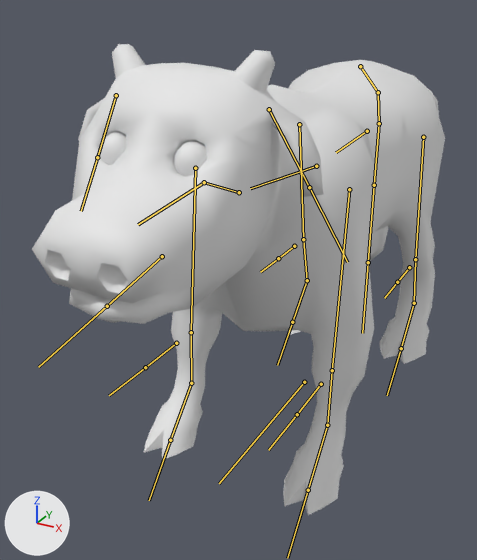
The FBX model ExplosiveJames/AlienGame/Imported/Cow.fbx, before and after one commit.
Both versions are drawn from a 50 mm camera at (0.93, -2.29, 1.56) aimed at (-0.14, -0.35, 0.59). The axes (+X, +Y, +Z) are drawn at lower left. The lights are the same throughout. The bones that bend it are drawn over the model as lines.

Names of what the first picture shows: 'Cow'.
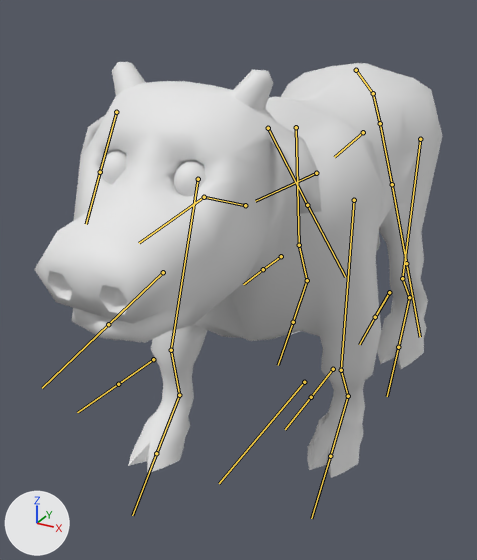
The newer file adds an action. The first version stands in its rest pose; the second is drawn at frame 57 of the action 'Cow_Rig|Walking'.

Changed parts and their boxes [x1, y1, x2, y2] in the pictures (477 x 560 px):
```json
{"object": "Cow", "change": "posed", "before": [32, 44, 445, 515], "after": [34, 62, 442, 478], "on screen": "12% shorter"}
{"bone": "BodyBack", "before": "(367, 131) to (336, 152)", "after": "(363, 132) to (334, 157)"}
{"bone": "Neck", "before": "(239, 192) to (204, 182)", "after": "(245, 205) to (204, 197)"}
{"bone": "Head", "before": "(204, 182) to (138, 224)", "after": "(204, 197) to (139, 243)"}
{"bone": "FrontUpperLeg.R", "before": "(195, 168) to (191, 332)", "after": "(198, 179) to (171, 350)"}
{"bone": "FrontLowerLeg.R", "before": "(191, 332) to (191, 383)", "after": "(171, 350) to (179, 395)"}
{"bone": "FrontHoof.R", "before": "(191, 383) to (170, 440)", "after": "(179, 395) to (156, 453)"}
{"bone": "FrontUpperLeg.L", "before": "(349, 189) to (332, 370)", "after": "(354, 200) to (341, 370)"}
{"bone": "FrontLowerLeg.L", "before": "(332, 370) to (327, 425)", "after": "(341, 370) to (348, 396)"}
{"bone": "FrontHoof.L", "before": "(327, 425) to (308, 490)", "after": "(348, 396) to (330, 456)"}
{"bone": "BackUpperLeg.R", "before": "(299, 124) to (303, 239)", "after": "(296, 127) to (299, 245)"}
{"bone": "BackLowerLeg.R", "before": "(303, 239) to (307, 280)", "after": "(299, 245) to (307, 280)"}
{"bone": "BackHoof.R", "before": "(307, 280) to (292, 322)", "after": "(307, 280) to (293, 322)"}
{"bone": "Tail2", "before": "(378, 92) to (379, 123)", "after": "(373, 93) to (380, 123)"}
{"bone": "Tail3", "before": "(379, 123) to (374, 185)", "after": "(380, 123) to (392, 184)"}
{"bone": "BackUpperLeg.L", "before": "(423, 137) to (415, 259)", "after": "(420, 139) to (402, 278)"}
{"bone": "BackLowerLeg.L", "before": "(415, 259) to (414, 303)", "after": "(402, 278) to (409, 297)"}
{"bone": "BackHoof.L", "before": "(414, 303) to (401, 348)", "after": "(409, 297) to (398, 347)"}
```

Scene script edits in JSON lines:
```json
{"block": "bone_bodyback", "where": "bone_bodyback = bpy.data.objects['Cow_Rig'].pose.bones['BodyBack']  # child of 'Master'"}
{"op": "set", "path": "bone_bodyback.location", "old": "(0.0, 0.0, 0.0)", "new": "(0.008, 0.002, 0.018)"}
{"op": "set", "path": "bone_bodyback.rotation_quaternion", "old": "(1.0, 0.0, 0.0, 0.0)", "new": "(1.0, -0.017, -0.001, -0.015)", "note": "degrees (0, 0, 0) -> degrees (-2, 0, -2)"}
{"block": "bone_neck", "where": "bone_neck = bpy.data.objects['Cow_Rig'].pose.bones['Neck']  # child of 'BodyForward'"}
{"op": "set", "path": "bone_neck.rotation_quaternion", "old": "(1.0, 0.0, 0.0, 0.0)", "new": "(0.998, 0.001, -0.024, -0.064)", "note": "degrees (0, 0, 0) -> degrees (0, -3, -7)"}
{"block": "bone_head", "where": "bone_head = bpy.data.objects['Cow_Rig'].pose.bones['Head']  # child of 'Neck'"}
{"op": "set", "path": "bone_head.rotation_quaternion", "old": "(1.0, 0.0, 0.0, 0.0)", "new": "(0.999, 0.0, -0.006, 0.049)", "note": "degrees (0, 0, 0) -> degrees (0, -1, 6)"}
{"block": "bone_frontupperleg_r", "where": "bone_frontupperleg_r = bpy.data.objects['Cow_Rig'].pose.bones['FrontUpperLeg.R']  # child of 'BodyForward'"}
{"op": "set", "path": "bone_frontupperleg_r.rotation_quaternion", "old": "(1.0, 0.0, 0.0, 0.0)", "new": "(0.993, -0.016, 0.028, -0.11)", "note": "degrees (0, 0, 0) -> degrees (-2, 3, -13)"}
{"block": "bone_frontlowerleg_r", "where": "bone_frontlowerleg_r = bpy.data.objects['Cow_Rig'].pose.bones['FrontLowerLeg.R']  # child of 'FrontUpperLeg.R'"}
{"op": "set", "path": "bone_frontlowerleg_r.rotation_quaternion", "old": "(1.0, 0.0, 0.0, 0.0)", "new": "(0.978, 0.208, 0.0, -0.012)", "note": "degrees (0, 0, 0) -> degrees (24, 0, -1)"}
{"block": "bone_fronthoof_r", "where": "bone_fronthoof_r = bpy.data.objects['Cow_Rig'].pose.bones['FrontHoof.R']  # child of 'FrontLowerLeg.R'"}
{"op": "set", "path": "bone_fronthoof_r.rotation_quaternion", "old": "(1.0, 0.0, 0.0, 0.0)", "new": "(0.991, 0.132, -0.011, 0.007)", "note": "degrees (0, 0, 0) -> degrees (15, -1, 1)"}
{"block": "bone_frontupperleg_l", "where": "bone_frontupperleg_l = bpy.data.objects['Cow_Rig'].pose.bones['FrontUpperLeg.L']  # child of 'BodyForward'"}
{"op": "set", "path": "bone_frontupperleg_l.rotation_quaternion", "old": "(1.0, 0.0, 0.0, 0.0)", "new": "(0.999, -0.009, 0.028, 0.045)", "note": "degrees (0, 0, 0) -> degrees (-1, 3, 5)"}
{"block": "bone_frontlowerleg_l", "where": "bone_frontlowerleg_l = bpy.data.objects['Cow_Rig'].pose.bones['FrontLowerLeg.L']  # child of 'FrontUpperLeg.L'"}
{"op": "set", "path": "bone_frontlowerleg_l.rotation_quaternion", "old": "(1.0, 0.0, 0.0, 0.0)", "new": "(0.967, 0.253, 0.0, 0.014)", "note": "degrees (0, 0, 0) -> degrees (29, 0, 2)"}
{"block": "bone_fronthoof_l", "where": "bone_fronthoof_l = bpy.data.objects['Cow_Rig'].pose.bones['FrontHoof.L']  # child of 'FrontLowerLeg.L'"}
{"op": "set", "path": "bone_fronthoof_l.rotation_quaternion", "old": "(1.0, 0.0, 0.0, 0.0)", "new": "(0.952, 0.306, 0.002, 0.022)", "note": "degrees (0, 0, 0) -> degrees (36, -1, 2)"}
{"block": "bone_backupperleg_r", "where": "bone_backupperleg_r = bpy.data.objects['Cow_Rig'].pose.bones['BackUpperLeg.R']  # child of 'BodyBack'"}
{"op": "set", "path": "bone_backupperleg_r.rotation_quaternion", "old": "(1.0, 0.0, 0.0, 0.0)", "new": "(0.999, 0.01, 0.008, -0.041)", "note": "degrees (0, 0, 0) -> degrees (1, 1, -5)"}
{"block": "bone_backlowerleg_r", "where": "bone_backlowerleg_r = bpy.data.objects['Cow_Rig'].pose.bones['BackLowerLeg.R']  # child of 'BackUpperLeg.R'"}
{"op": "set", "path": "bone_backlowerleg_r.rotation_quaternion", "old": "(1.0, 0.0, 0.0, 0.0)", "new": "(0.993, 0.115, 0.0, -0.004)", "note": "degrees (0, 0, 0) -> degrees (13, 0, 0)"}
{"block": "bone_backhoof_r", "where": "bone_backhoof_r = bpy.data.objects['Cow_Rig'].pose.bones['BackHoof.R']  # child of 'BackLowerLeg.R'"}
{"op": "set", "path": "bone_backhoof_r.rotation_quaternion", "old": "(1.0, 0.0, 0.0, 0.0)", "new": "(0.996, 0.089, -0.004, -0.013)", "note": "degrees (0, 0, 0) -> degrees (10, 0, -1)"}
{"block": "bone_tail2", "where": "bone_tail2 = bpy.data.objects['Cow_Rig'].pose.bones['Tail2']  # child of 'Tail1'"}
{"op": "set", "path": "bone_tail2.rotation_quaternion", "old": "(1.0, 0.0, 0.0, 0.0)", "new": "(0.994, -0.004, -0.037, -0.098)", "note": "degrees (0, 0, 0) -> degrees (0, -4, -11)"}
{"block": "bone_tail3", "where": "bone_tail3 = bpy.data.objects['Cow_Rig'].pose.bones['Tail3']  # child of 'Tail2'"}
{"op": "set", "path": "bone_tail3.rotation_quaternion", "old": "(1.0, 0.0, 0.0, 0.0)", "new": "(0.999, -0.002, -0.001, -0.032)", "note": "degrees (0, 0, 0) -> degrees (0, 0, -4)"}
{"block": "bone_backupperleg_l", "where": "bone_backupperleg_l = bpy.data.objects['Cow_Rig'].pose.bones['BackUpperLeg.L']  # child of 'BodyBack'"}
{"op": "set", "path": "bone_backupperleg_l.rotation_quaternion", "old": "(1.0, 0.0, 0.0, 0.0)", "new": "(0.976, 0.015, 0.01, -0.216)", "note": "degrees (0, 0, 0) -> degrees (1, 2, -25)"}
{"block": "bone_backlowerleg_l", "where": "bone_backlowerleg_l = bpy.data.objects['Cow_Rig'].pose.bones['BackLowerLeg.L']  # child of 'BackUpperLeg.L'"}
{"op": "set", "path": "bone_backlowerleg_l.rotation_quaternion", "old": "(1.0, 0.0, 0.0, 0.0)", "new": "(0.883, 0.469, 0.0, 0.017)", "note": "degrees (0, 0, 0) -> degrees (56, -1, 2)"}
{"block": "bone_backhoof_l", "where": "bone_backhoof_l = bpy.data.objects['Cow_Rig'].pose.bones['BackHoof.L']  # child of 'BackLowerLeg.L'"}
{"op": "set", "path": "bone_backhoof_l.rotation_quaternion", "old": "(1.0, 0.0, 0.0, 0.0)", "new": "(0.99, 0.138, 0.011, -0.003)", "note": "degrees (0, 0, 0) -> degrees (16, 1, 0)"}
```
